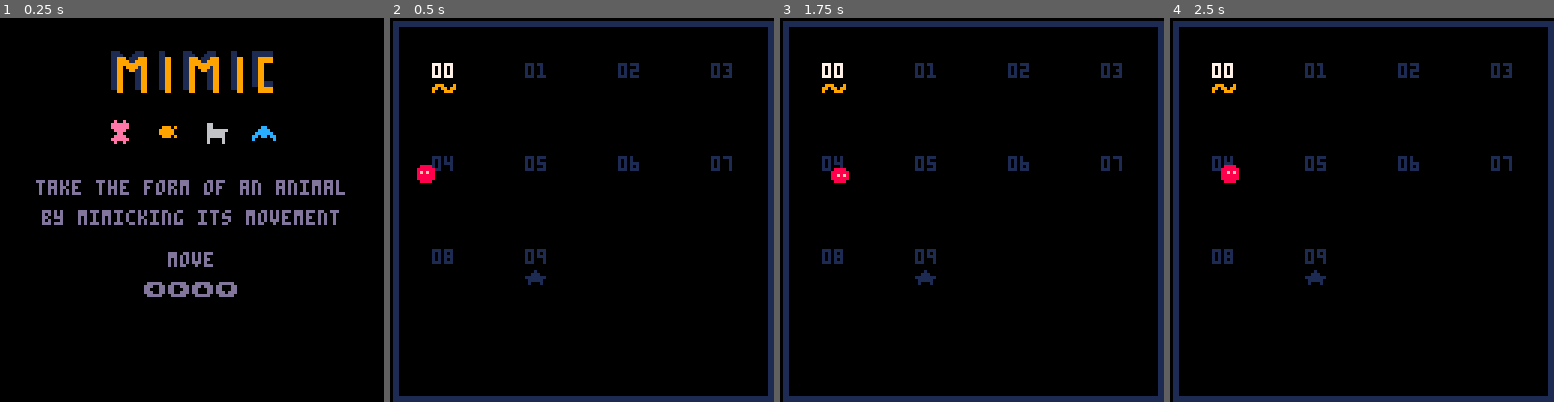
Above: before the commit, frames 1-4 (left to right).
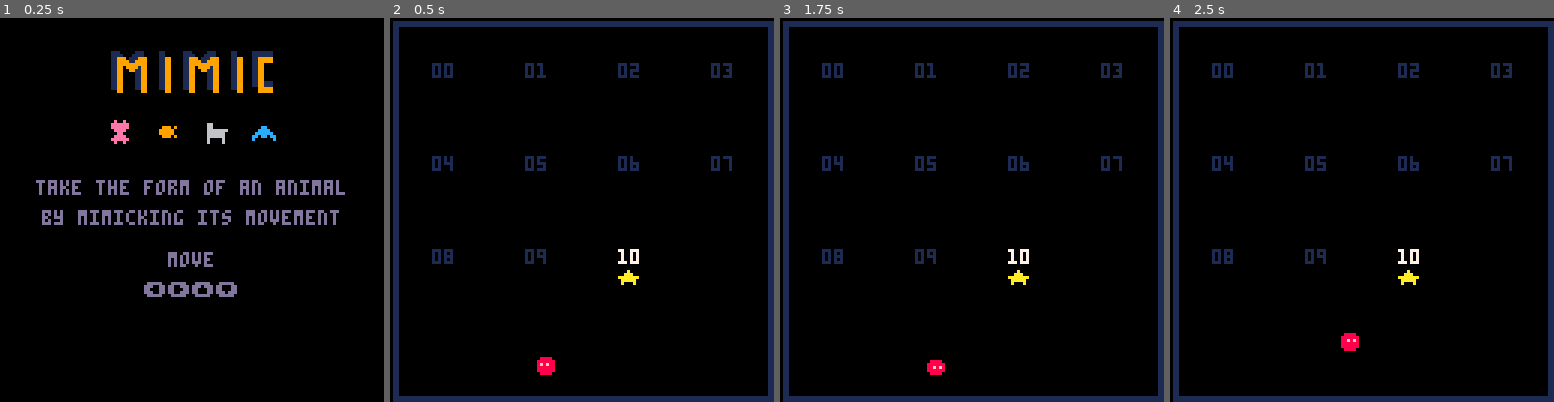
Above: after the commit, the same moments.

Repository: sourencho/mimic
Game: PICO-8 cartridge mimic.p8
Two runs of this game, one before a commit and one after it. Both use one fixed random seed, a clock stepped at 60 frames per second and the inputs below.
Inputs:
- Up to frame 1 (0.25 s): no input
- Up to frame 2 (0.5 s): tap X (X key) at 0.33 s
- Up to frame 3 (1.75 s): tap O (Z key) at 0.7, 1.7 s; tap X (X key) at 1.07 s; hold Right from 1.6 s (still down)
- Up to frame 4 (2.5 s): tap X (X key) at 1.85 s; release Right at 2.1 s; tap O (Z key) at 2.1 s; hold Up 2.15-2.42 s; hold Right from 2.47 s (still down)

Frame 1 is identical in both runs. In frame 2, 1.0% of the frame differs, in the area x 7-65%, y 11-93%; in frame 3, 0.9%; in frame 4, 1.0%.

Commit message:
Add new merge level

Diff:
--- a/mimic.p8
+++ b/mimic.p8
@@ -7,7 +7,7 @@
 -- DATA
 
 -- SETTINGS
-start_level = 0
+start_level = 10
 
 slow_speed = 20 -- the larger the slower the npcs move
 tile_slow_speed = 2 -- the larger the slower the tiles animate
@@ -21,7 +21,7 @@
 won_text = "★ you win ★"
 
 level_size = 16
-level_count = 10
+level_count = 11
 
 debug_mode = false
 debug = "DEBUG\n"
@@ -43,6 +43,7 @@
 rock_small = 36
 cloud = 64
 tree_small = 33
+cloud_small = 96
 
 -- tile spr values
 cloud_1_spr = 67
@@ -52,7 +53,7 @@
 ground_spr = 65
 
 static_tiles = {tree, water, rock, ground, win, cloud}
-dynamic_tiles = {rock_small, tree_small}
+dynamic_tiles = {rock_small, tree_small, cloud_small}
 
 tile_frame_counts = {
     [cloud_1_spr] = 4,
@@ -75,6 +76,7 @@
     [rock_small] = "rocks",
     [ground] = "ground",
     [cloud] = "cloud",
+    [cloud_small] = "cloud"
 }
 
 -- GAME
@@ -118,7 +120,7 @@
     {
         spr_n = bird_spr,
         pattern = {{1, 0}, {0, -1}, {1, 0}, {-1, 0} , {0, 1}, {-1, 0}},
-        move_abilities = {cloud, win},
+        move_abilities = {cloud, cloud_small, win},
         push_abilities = {},
         display_name = "bird",
     },
@@ -607,7 +609,7 @@
 player_pattern_i = 0
 player_pattern_size = 10 -- must be 1 longer than the max npc pattern length
 player_move_abilities = {ground, win}
-player_push_abilities = {rock_small, tree_small}
+player_push_abilities = {rock_small, tree_small, cloud_small}
 
 function init_player(l)
     local player_pos = find_sprite(l, player_spr)
@@ -1611,7 +1613,7 @@
 
 
 __gff__
-0000000000000000000104100404000000000000000000000002000101000000000000000000000000020201000000000000000000000000000200000000000008101040404040020202020202020008040424404040400202020202000000080101214040404002020202020202000810101040404040020202022424212108
+0000000000000000000104100404000000000000000000000002000101000000000000000000000000020201000000000000000000000000000200000000000008101060606060020202020202020008040424404040400202020202000000080101214040404002020202020202000810101040404040020202020224212108
 0808080808080808080808080808080802020202020000000800000000000000020202020000000000000000000000000202020200000000000000000000000000000000000000000000000000000000000000000000000000000000000000000000000000000000000000000000000000000000000000000000000000000000
 __map__
 60606060606060606060606060606060000000000000000000000000000000004141714161610b0b0b720b0b700b0b0b0000000000000000000000000000000060616162606060606060606060616060000000000000000000000000000000005760616161616060606061616060606100000000000000000000000000000000
Not shown, changed: 24 lines of the sprite sheet (__gfx__) section of mimic.p8
